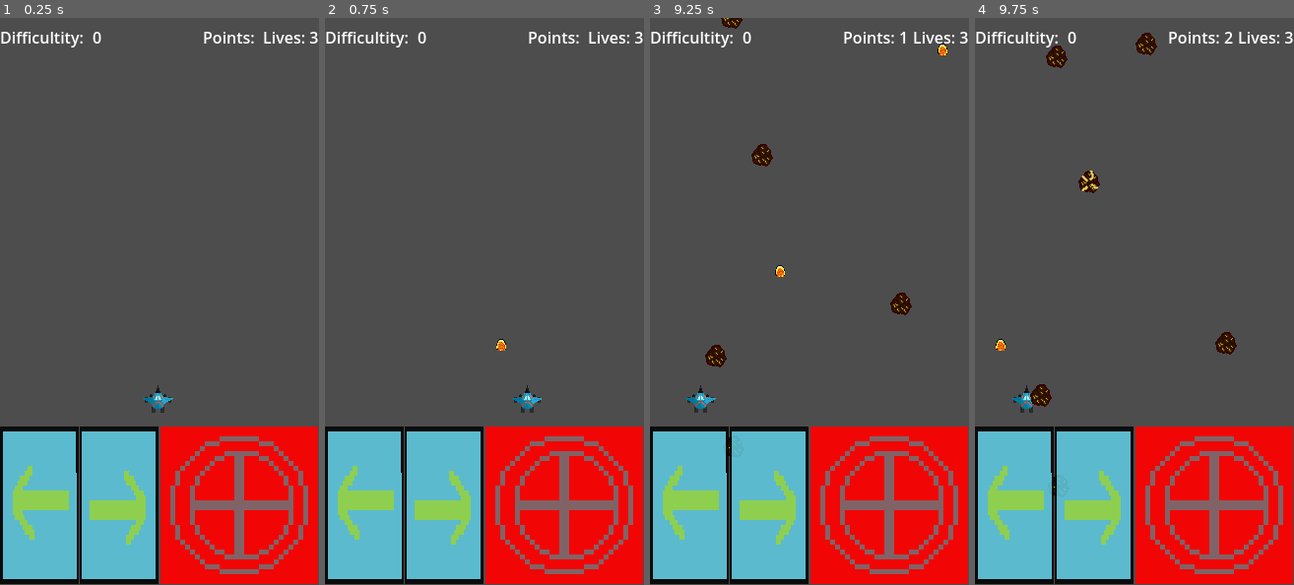
Above: before the commit, frames 1-4 (left to right).
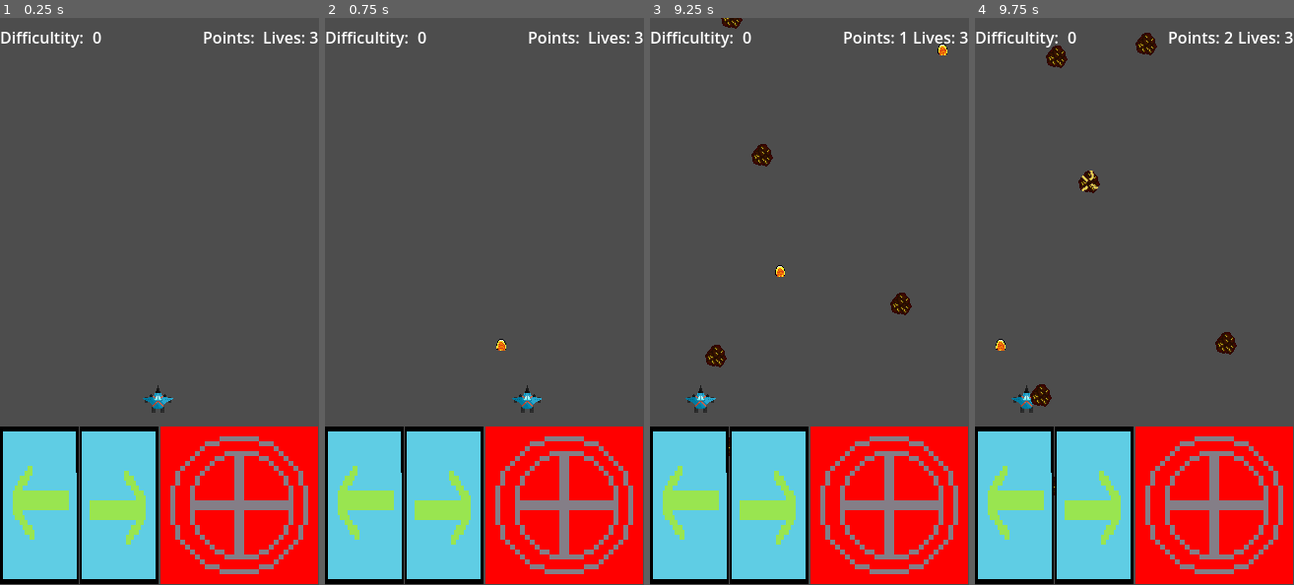
Above: after the commit, the same moments.

Repository: SaternDev/Saturn-Star-Fight-2
Game: Godot game, scene res://Scenes/MainLevel.tscn
Two runs of this game, one before a commit and one after it. Both use one fixed random seed, a clock stepped at 60 frames per second and the inputs below.
Inputs:
- Up to frame 1 (0.25 s): no input
- Up to frame 2 (0.75 s): tap Enter at 0.5 s; hold D (Derecha) from 0.53 s (still down); tap Space (Shoot) at 0.6 s
- Up to frame 3 (9.25 s): release D (Derecha) at 1.28 s; hold A (Izquierda) 1.28-2.03 s; tap Space (Shoot) every 0.75 s from 1.35 to 8.85 s; hold D (Derecha) 2.03-3.53 s; hold A (Izquierda) 3.53-5.78 s; hold D (Derecha) 5.78-8.03 s; hold A (Izquierda) from 8.03 s (still down)
- Up to frame 4 (9.75 s): release A (Izquierda) at 9.53 s; hold D (Derecha) from 9.53 s (still down); tap Space (Shoot) at 9.6 s

The runs differ from the first frame. In frame 1, 2.8% of the frame differs, in the area x 53-97%, y 73-99%; in frame 2, 2.8%; in frame 3, 2.9%; in frame 4, 2.9%, in the area x 22-97%, y 73-99%.

Commit message:
style(ui): adjust transparency settings in controlls ui

Diff:
--- a/UI/controlls.tscn
+++ b/UI/controlls.tscn
@@ -17,7 +17,6 @@
 size_flags_vertical = 4
 
 [node name="MoveRight" type="TouchScreenButton" parent="MovementButtons"]
-self_modulate = Color(1, 1, 1, 0.85490197)
 position = Vector2(81, -21.999998)
 scale = Vector2(2.5, 5)
 texture_normal = ExtResource("1_6gmfs")
@@ -25,7 +24,6 @@
 action = "Derecha"
 
 [node name="MoveLeft" type="TouchScreenButton" parent="MovementButtons"]
-self_modulate = Color(1, 1, 1, 0.85490197)
 position = Vector2(80.00001, 138)
 rotation = -3.1415927
 scale = Vector2(2.5, 5)
@@ -47,7 +45,6 @@
 grow_vertical = 2
 
 [node name="TouchScreenButton" type="TouchScreenButton" parent="ShootButtons"]
-self_modulate = Color(1, 0.8039216, 0.76862746, 0.9254902)
 position = Vector2(162.00002, 108)
 scale = Vector2(5, 5)
 texture_normal = ExtResource("2_klc0v")
